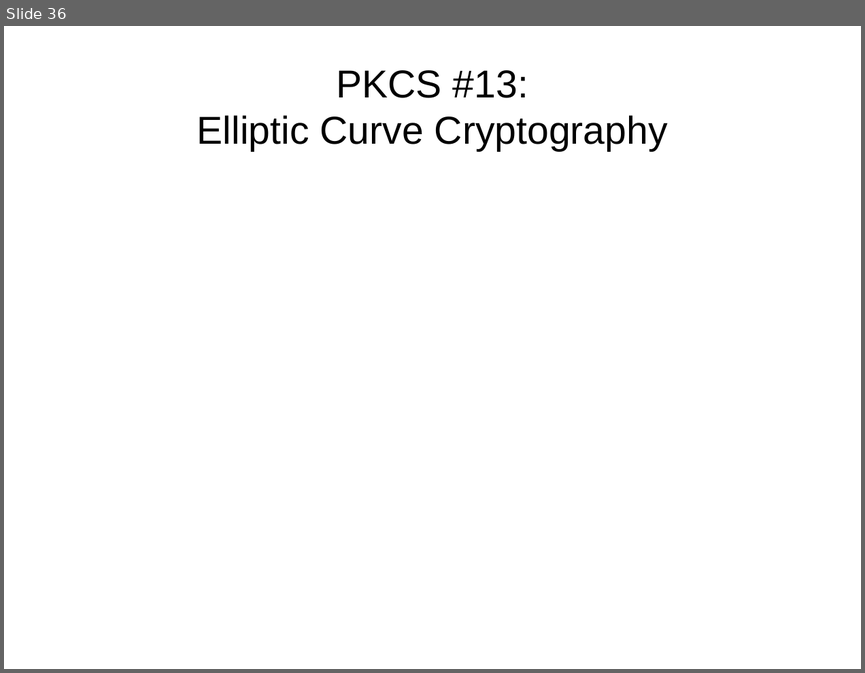
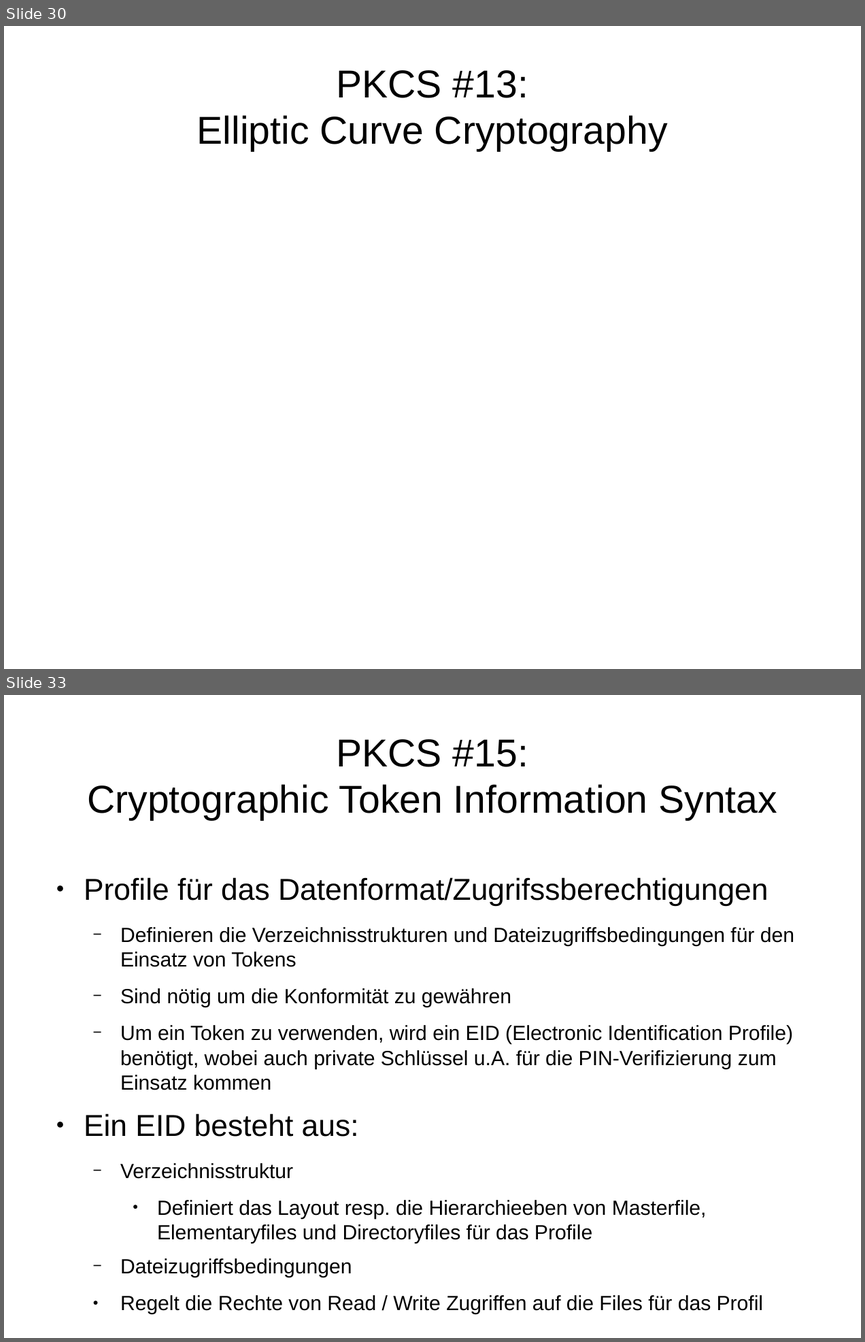
Before and after one commit to FFHS-Inf-2010-students/sa-krypt, a slide deck: pres/praesentation.odp. Shown one above the other, each under a label of ours: slide 36 before the commit, slides 30 and 33 after it; the slides between them are not shown. The pictures are 865x673 and 865x1342 pixels, drawn with LibreOffice and Linux fonts; fonts in the diff are those of the drawing. Boxes give left, top, right and bottom in pixels: in the first picture for what was removed or moved away, otherwise in the second. Text is boxed around its words. In the diff, an @@ line names an element or a change of style, - is before the commit and + after.

Commit message:
PKCS 3, 12, 15 hinzufügen

```diff
--- a/pres/praesentation.odp
+++ b/pres/praesentation.odp
@@ slide 33 added at [4,695,861,1338], background #FFFFFF @@
@@ text added at [87,739,777,820], 36 pt, text #000000 @@
+PKCS #15:
+Cryptographic Token Information Syntax
@@ text added at [84,877,794,1314], 19 pt, text #000000 @@
+● Profile für das Datenformat/Zugrifssberechtigungen
+− Definieren die Verzeichnisstrukturen und Dateizugriffsbedingungen für den Einsatz von Tokens
+− Sind nötig um die Konformität zu gewähren
+− Um ein Token zu verwenden, wird ein EID (Electronic Identification Profile) benötigt, wobei auch private Schlüssel u.A. für die PIN-Verifizierung zum Einsatz kommen
+● Ein EID besteht aus:
+− Verzeichnisstruktur
+● Definiert das Layout resp. die Hierarchieeben von Masterfile, Elementaryfiles und Directoryfiles für das Profile
+− Dateizugriffsbedingungen
+  ● Regelt die Rechte von Read / Write Zugriffen auf die Files für das Profil
@@ what was slide 36 is now slide 30 @@
```
Also in this commit, not shown: 22 other slides changed, 9 other slides added, 14 slides removed, 2 other files.
